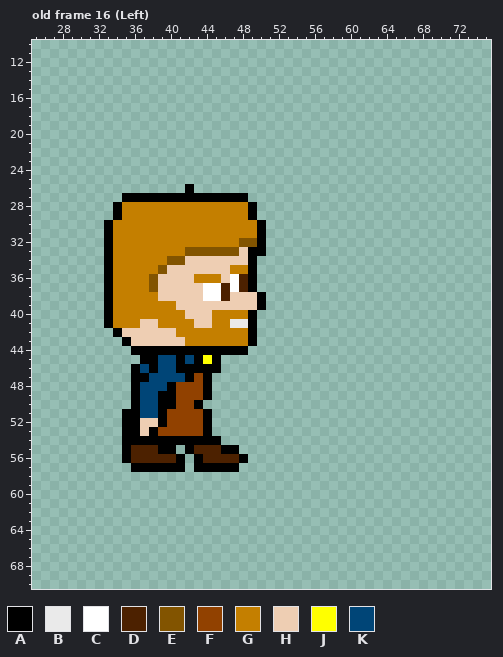
Two versions of one pixel-art file, assets/actor/larry/larry_sword_swing.aseprite. The first picture shows the starting point.
84x84 pixels, 18 frames. Shown: old frame 16 (Left): x 25..75, y 10..70. The commit also changed other frames, which this record leaves out.
Visible layers, top first: "Left Arm", "left body", "right arm", "sword", "swoosh", "body".
Palette (. is transparent): A #000000  B #eaeaea  C #ffffff  D #4c2100  E #825400  F #914100  G #c47f00  H #eeceb3  J #ffff00  K #004577
Pixels before, old frame 16 (Left) (only the part around the change), first column x 25:
10 ................................
11 ................................
12 ................................
13 ................................
14 ................................
15 ................................
16 ................................
17 ................................
18 ................................
19 ................................
20 ................................
21 ................................
22 ................................
23 ................................
24 ................................
25 ................................
26 .................A..............
27 ..........AAAAAAAAAAAAAA........
28 .........AGGGGGGGGGGGGGGA.......
29 .........AGGGGGGGGGGGGGGA.......
30 ........AGGGGGGGGGGGGGGGGA......
31 ........AGGGGGGGGGGGGGGGGA......
32 ........AGGGGGGGGGGGGGGEEA......
33 ........AGGGGGGGGEEEEEEHAA......
34 ........AGGGGGGEEHHHHHHHA.......
35 ........AGGGGGEHHHHHHHGGA.......
36 ........AGGGGEHHHHGGGHCDA.......
37 ........AGGGGEHHHHHCCDCDA.......
38 ........AGGGGGHHHHHCCDHHHA......
39 ........AGGGGGGGHHHHHHHHHA......
40 ........AGGGGGGGGHHHGGGGA.......
41 ........AGGGHHGGGGHHGGBBA.......
42 .........AHHHHHHGGGGGGGGA.......
43 ..........AHHHHHHGGGGGGGA.......
44 ...........AAAAAAAAAAAAA........
45 ............AAKKAKAJA...........
46 ...........AKAKKAAAAA...........
47 ...........AAKKKKAFA............
48 ...........AKKKAFFFA............
49 ...........AKKAAFFFA............
50 ...........AKKAAFFA.............
51 ..........AAKKAFFFFA............
52 ..........AAHHAFFFFA............
53 ..........AAHAFFFFFA............
54 ..........AAAAAAAAAAA...........
55 ..........ADDDAA.ADDDAA.........
56 ..........ADDDDDA.ADDDDA........
57 ...........AAAAAA.AAAAA.........
58 ................................
59 ................................
60 ................................
61 ................................
62 ................................
63 ................................
64 ................................
65 ................................
66 ................................
67 ................................
68 ................................
69 ................................
After the commit:
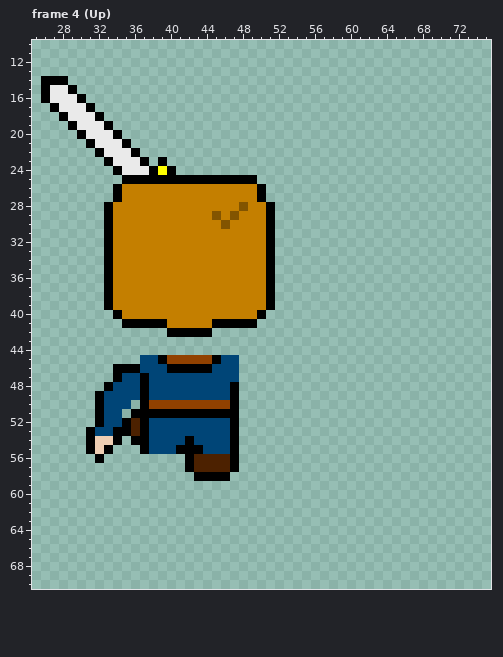
A new or re-ordered frame is compared with the old frame closest to it.
Log entry: added more to sword swing. Just need to refine UP and it is ready
From old to new:
frames 18 -> 32
layer "feet" added
layer "far body" added
layer "far arm" added
layer "head" added
layer "close arm" added
layer "right arm" removed
layer "left body" removed
layer "Left Arm" removed
Changed rows in their new state; - is an unchanged pixel.
Frame 4 (Up) is new; against old frame 16 (Left):
first column x 26:
14 AAA-----------------------
15 ABBA----------------------
16 ABBBA---------------------
17 -ABBBA--------------------
18 --ABBBA-------------------
19 ---ABBBA------------------
20 ----ABBBA-----------------
21 -----ABBBA----------------
22 ------ABBBA---------------
23 -------ABBBA-A------------
24 --------ABBBAJA-----------
25 ---------AAAAAAAAAAAAAAA--
26 --------AGGGGGGGGGGGGGGGA-
27 --------AGGGGGGGGGGGGGGGA-
28 -------AG-------------EGGA
29 -------AG----------E-E-GGA
30 --------------------E---GA
31 ------------------------GA
32 ----------------------GGGA
33 ----------------GGGGGGGGGA
34 --------------GGGGGGGGGGGA
35 -------------GGGGGGGG--GGA
36 ------------GGGGG---GGGGGA
37 ------------GGGGGGGGGGGGGA
38 -------------GGGGGGGGGGGGA
39 ---------------GGGGGGGGGGA
40 -------.A-------GGG----GA-
41 -------..AAAAA---GGAAAA---
42 --------......AAAAA.....--
43 ---------...............--
44 ----------.............---
45 -----------KKAFFFFF-KK----
46 --------AA--K-A----KKK----
47 --------AKK-----KKKKKK----
48 -------AKKKA--KKKKKKKA----
49 ------AKKKKA-KKKKKKKKA----
50 ------AKKK.AFFF--FFFFA----
51 ------AKK.-AA-AAAA-AAA----
52 ------AKK-DAKKKKKKKKKA----
53 -----AKKA-DAKKKKKKKKKA----
54 -----AHHA.--KKKK-KKKKA----
55 -----AHA-..AKKKA-AKKK-----
56 ------A--.......AD---A.---
57 ----------......ADDDD-----
58 -----------------AAAA-----
